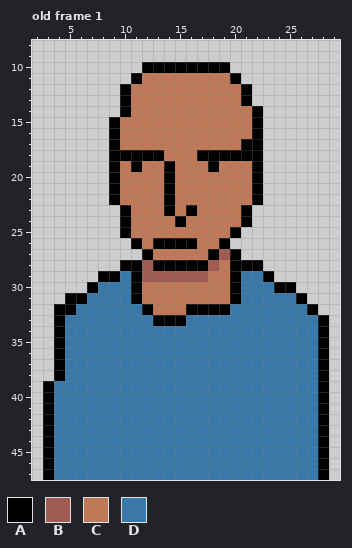
Two states of a pixel-art file, res/ase/def_customer.aseprite. Above, as it was before the edit.
32x48 pixels, 1 frame. Shown: old frame 1: x 2..29, y 8..47. The commit also changed other frames, which this record leaves out.
Palette (. is transparent): A #000000  B #a05b53  C #bf7958  D #3978a8
Pixels before, old frame 1, first column x 3:
10 .........AAAAAAAA.........
11 ........ACCCCCCCCA........
12 .......ACCCCCCCCCCA.......
13 .......ACCCCCCCCCCA.......
14 .......ACCCCCCCCCCCA......
15 ......ACCCCCCCCCCCCA......
16 ......ACCCCCCCCCCCCA......
17 ......ACCCCCCCCCCCAA......
18 ......AAAAACCCAAAAAA......
19 ......ACACCACCCACCCA......
20 ......ACCCCACCCCCCCA......
21 ......ACCCCACCCCCCCA......
22 ......ACCCCACCCCCCCA......
23 .......ACCCACACCCCA.......
24 .......ACCCCACCCCCA.......
25 .......ACCCCCCCCCA........
26 ........ACAAAACCA.........
27 .........ACCCCCABA........
28 .......AABAAAAABCAAA......
29 .....AADABBBBBBCCADDA.....
30 ....ADDDACCCCCCCCADDDAA...
31 ..AADDDDACCCCCCCCADDDDDA..
32 .AADDDDDDACCCAAAADDDDDDDA.
33 .ADDDDDDDDAAADDDDDDDDDDDDA
34 .ADDDDDDDDDDDDDDDDDDDDDDDA
35 .ADDDDDDDDDDDDDDDDDDDDDDDA
36 .ADDDDDDDDDDDDDDDDDDDDDDDA
37 .ADDDDDDDDDDDDDDDDDDDDDDDA
38 .ADDDDDDDDDDDDDDDDDDDDDDDA
39 ADDDDDDDDDDDDDDDDDDDDDDDDA
40 ADDDDDDDDDDDDDDDDDDDDDDDDA
41 ADDDDDDDDDDDDDDDDDDDDDDDDA
42 ADDDDDDDDDDDDDDDDDDDDDDDDA
43 ADDDDDDDDDDDDDDDDDDDDDDDDA
44 ADDDDDDDDDDDDDDDDDDDDDDDDA
45 ADDDDDDDDDDDDDDDDDDDDDDDDA
46 ADDDDDDDDDDDDDDDDDDDDDDDDA
47 ADDDDDDDDDDDDDDDDDDDDDDDDA
Once edited:
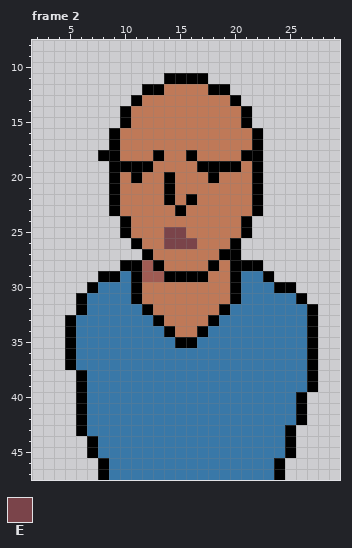
Colours new in this view: E #7a444a
A new or re-ordered frame is compared with the old frame closest to it.
Changes in this commit:
frames 1 -> 2
Frame 2 is new; against old frame 1:
y 10: x 12..19 AAAAAAAA -> ........
y 11: x 11..20 ACCCCCCCCA -> ...AAAA...
y 12: x 10..13 ACCC -> ..AA; x 18..21 CCCA -> AA..
y 13: x 10..11 AC -> .A; x 20..21 CA -> A.
y 14: x 21..22 CA -> A.
y 15: x 9..10 AC -> .A; x 21..22 CA -> A.
y 17: x 21 A -> C
y 18: x 8 . -> A; x 10..12 AAA -> CCC; x 16..20 CAAAA -> ACCCC
y 19: x 10 C -> A; x 12 C -> A; x 14 A -> C; x 17 C -> A; x 19..20 CC -> AA
y 20: x 11 C -> A; x 18 C -> A
y 22: x 16 C -> A
y 23: x 9..10 .A -> AC; x 14..16 ACA -> CAC; x 21..22 A. -> CA
y 24: x 15 A -> C
y 25: x 14..15 CC -> EE; x 20..21 A. -> CA
y 26: x 13..16 AAAA -> CEEE; x 19..20 A. -> CA
y 27: x 18..19 AB -> CA
y 28: x 14..18 AAAAB -> CCCCA
y 29: x 14..17 BBBB -> AAAA
y 31: x 5 A -> .
y 32: x 4..6 AAD -> ..A; x 16..18 AAA -> CCC
y 33: x 4..5 AD -> .A; x 14..18 AADDD -> CCCCA; x 27..28 DA -> A.
y 34: x 4..5 AD -> .A; x 14..17 DDDD -> ACCA; x 27..28 DA -> A.
y 35: x 4..5 AD -> .A; x 15..16 DD -> AA; x 27..28 DA -> A.
y 36..37: x 4..5 AD -> .A; x 27..28 DA -> A.
y 38: x 4..6 ADD -> ..A; x 27..28 DA -> A.
y 39: x 3..6 ADDD -> ...A; x 27..28 DA -> A.
y 40..42: x 3..6 ADDD -> ...A; x 26..28 DDA -> A..
y 43: x 3..6 ADDD -> ...A; x 25..28 DDDA -> A...
y 44..45: x 3..7 ADDDD -> ....A; x 25..28 DDDA -> A...
y 46..47: x 3..8 ADDDDD -> .....A; x 24..28 DDDDA -> A....
Boxes around the changes in both pictures, in picture pixels (x1, y1, x2, y2):
changed: (43, 62, 263, 480)
changed: (274, 315, 329, 480)
